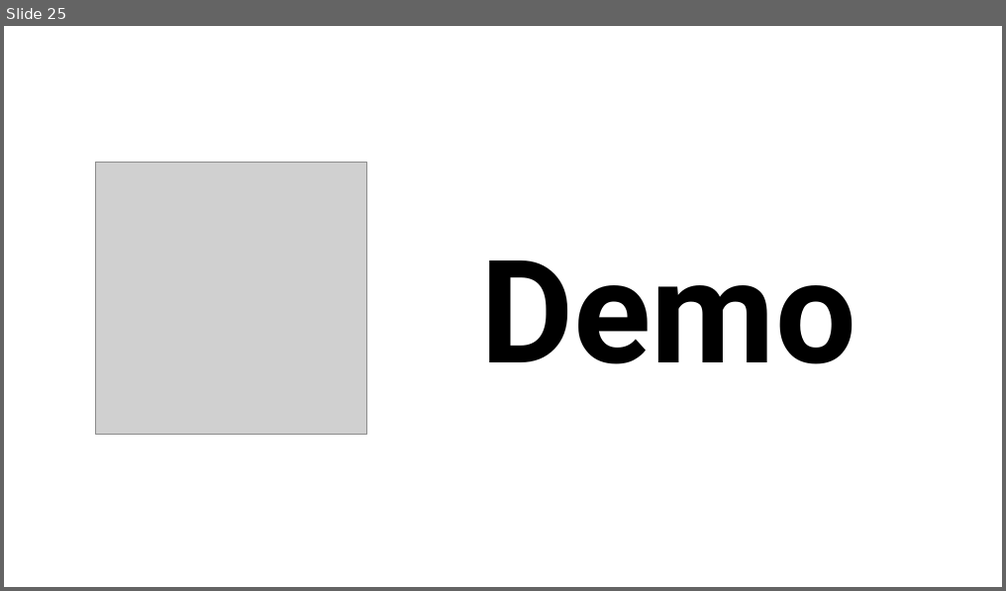
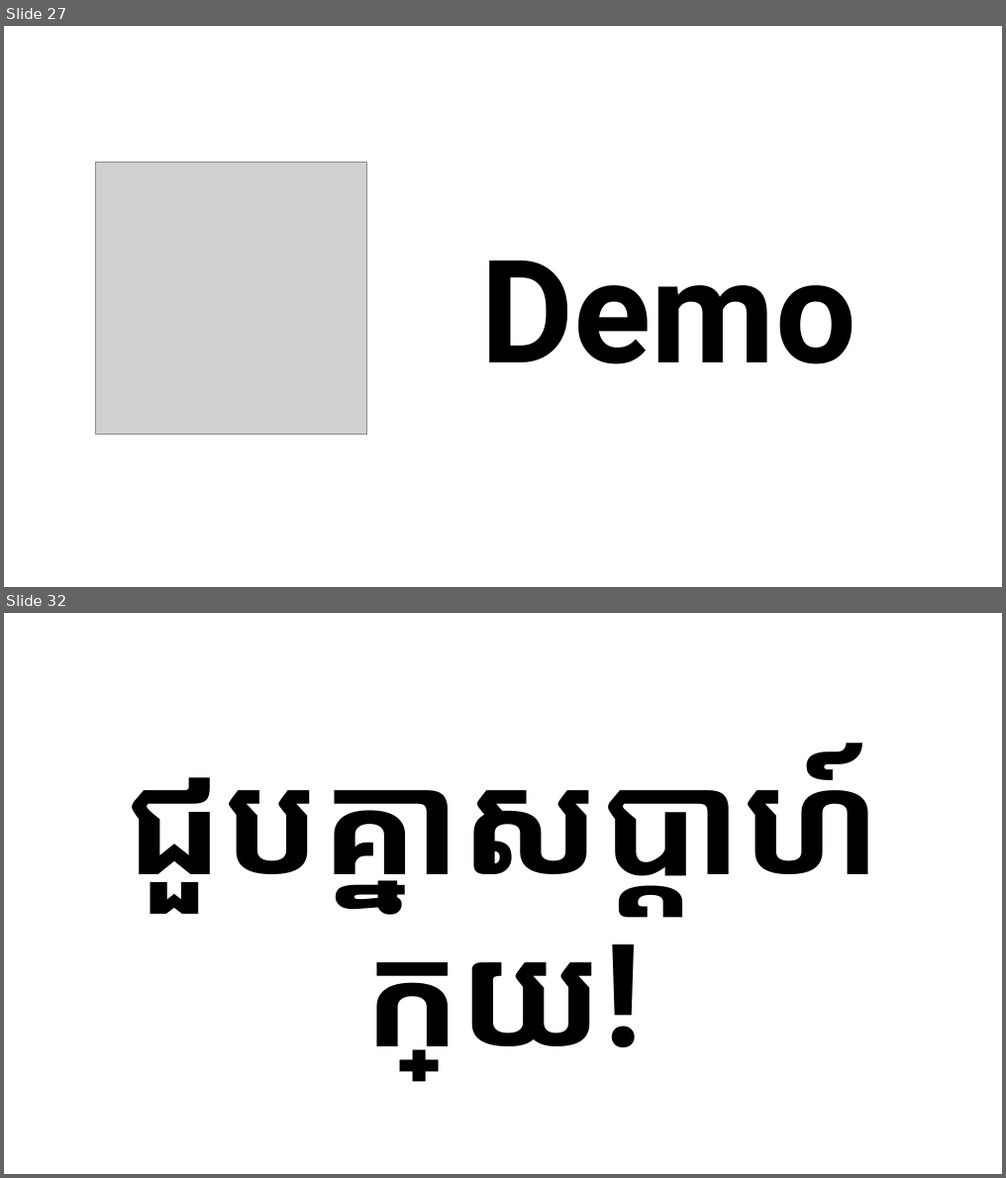
Before and after one commit to LykheangPeng/KHWebDesign101, a slide deck: Slide/Web Design 2.pptx. Shown one above the other, each under a label of ours: slide 25 before the commit, slides 27 and 32 after it; the slides between them are not shown. The pictures are 1006x591 and 1006x1178 pixels, drawn with LibreOffice and Linux fonts; fonts in the diff are those of the drawing; grey boxes stand for pictures. Boxes give left, top, right and bottom in pixels: in the first picture for what was removed or moved away, otherwise in the second. Text is boxed around its words. In the diff, an @@ line names an element or a change of style, - is before the commit and + after.

```diff
--- a/Slide/Web Design 2.pptx
+++ b/Slide/Web Design 2.pptx
@@ slide 32 added at (x1=4, y1=613, x2=1002, y2=1174), background #FFFFFF @@
@@ text added at (x1=125, y1=743, x2=877, y2=1082), 138 pt, text #000000, bold @@
+ជួបគ្នាសប្ដាហ៍ក្រោយ!
@@ what was slide 25 is now slide 27 @@
```
Also in this commit, not shown: 3 slides changed, 8 other slides added, 2 slides removed, 7 other files.
